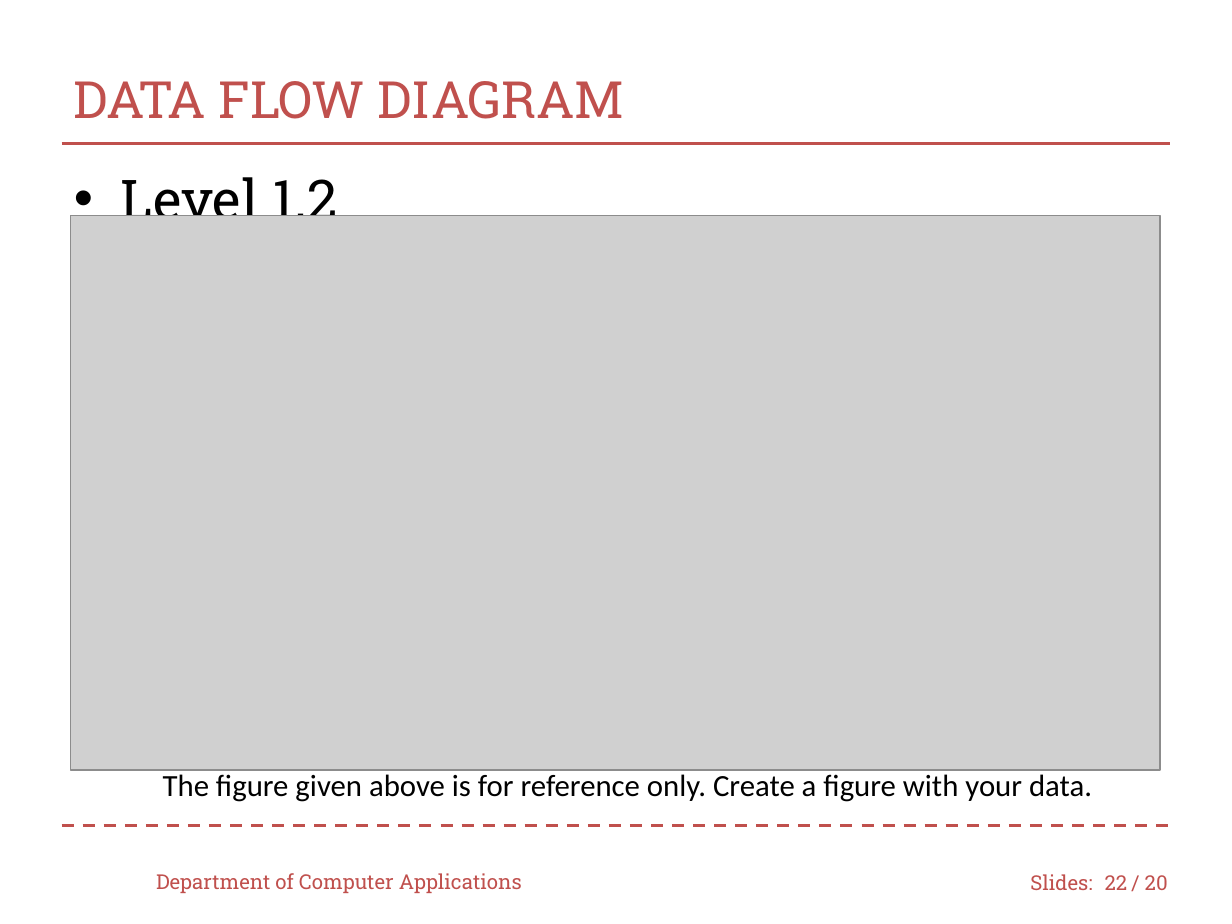
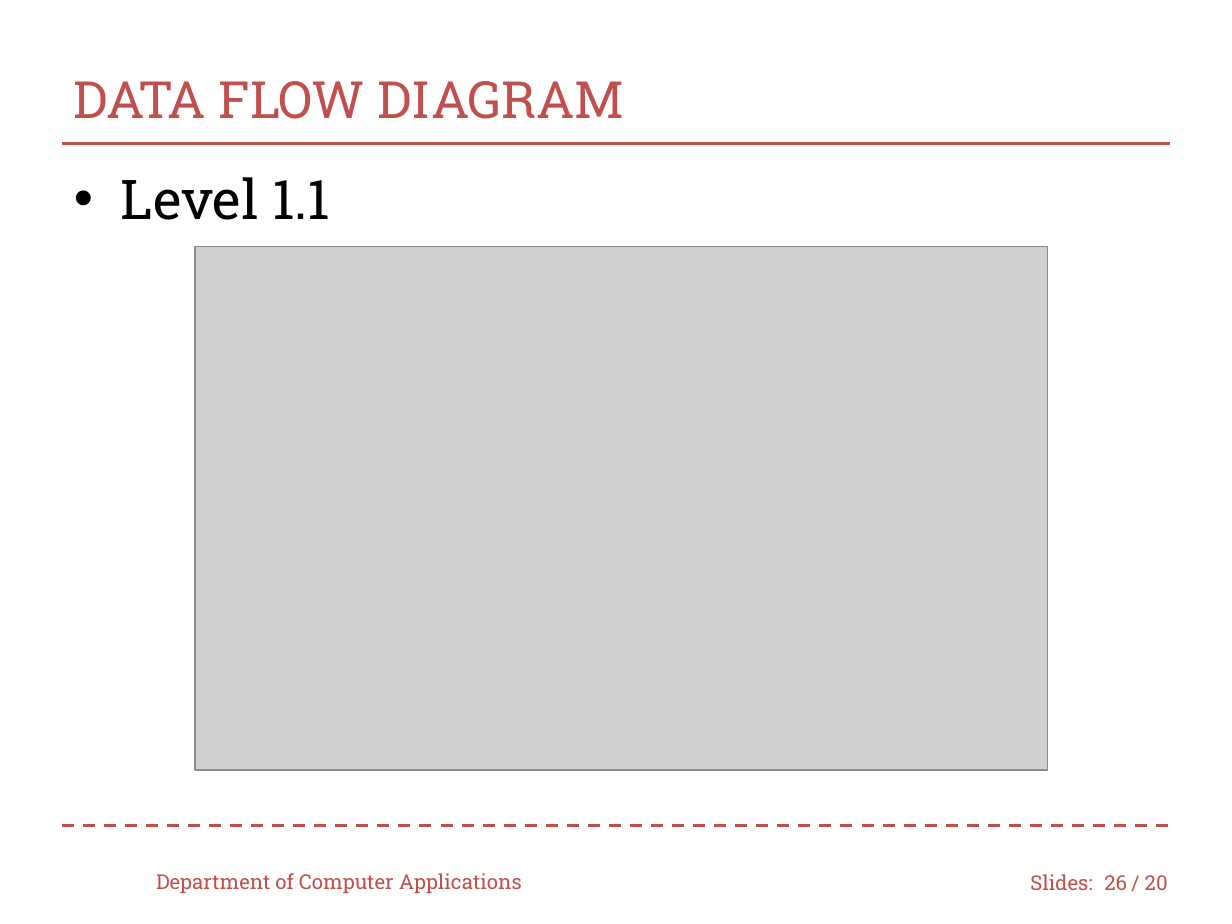
Before and after one commit to muhsina361/THE-COMMERCIAL-VEHICLE-BOOKING, a slide deck: slide 26 of minippt1.pptx (slide 22 before the commit). Drawn at 1232x924 pixels with LibreOffice and Linux fonts; fonts in the diff are those of the drawing; grey boxes stand for pictures; background and template pictures are left out. Boxes give left, top, right and bottom in pixels: in the first picture for what was removed or moved away, otherwise in the second. Text is boxed around its words. In the diff, an @@ line names an element or a change of style, - is before the commit and + after.

```diff
--- a/minippt1.pptx
+++ b/minippt1.pptx
@@ text at box(120, 177, 330, 220): text changed @@
-• Level 1.2
+• Level 1.1
@@ picture: place and size @@
-picture at box(70, 216, 1159, 770)
+picture at box(195, 246, 1047, 770)
@@ text removed at box(163, 770, 1092, 802) @@
-The figure given above is for reference only. Create a figure with your data.
@@ page number at box(1104, 875, 1127, 890): text changed @@
-22
+26
```
Also in this commit, not shown: 13 other slides changed, 6 slides added.
